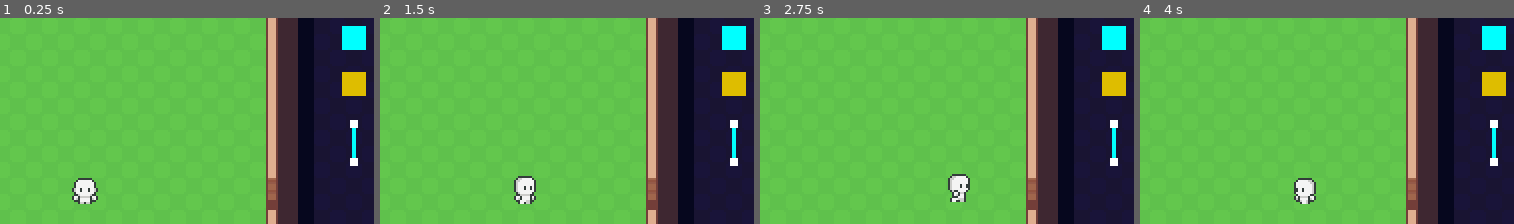
Above: before the commit, frames 1-4 (left to right).
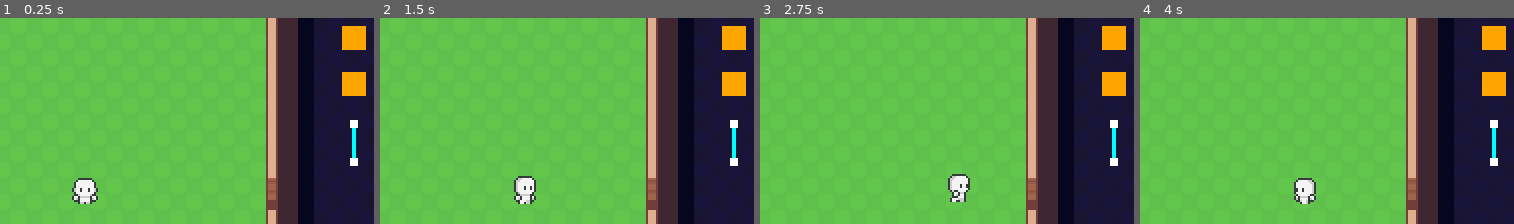
Above: after the commit, the same moments.

Repository: MichaelHayesMC/Term_3_Godot_LastCognition
Game: Godot game, scene res://scenes/game.tscn
The game is run twice, just before and just after one commit, with the same random seed, the same clock (stepped at 60 frames per second) and the same inputs.
Inputs (mouse positions are % of the whole screen's width and height, from its top left):
- Up to frame 1 (0.25 s): no input
- Up to frame 2 (1.5 s): tap Enter at 0.5 s; move the mouse to (73, 45) at 0.52 s; hold D (move_right) 0.53-1.25 s; click (73, 45) at 0.67 s; drag from (29, 55) to (29, 5) at 1.27 s
- Up to frame 3 (2.75 s): move the mouse to (60, 27) at 2.02 s; hold D (move_right) from 2.03 s (still down); click (60, 27) at 2.17 s
- Up to frame 4 (4 s): release D (move_right) at 2.75 s; drag from (45, 71) to (64, 25) at 2.77 s; move the mouse to (81, 66) at 3.52 s; hold A (move_left) from 3.53 s (still down); click (81, 66) at 3.67 s
The pictures show only the part of the screen within x 17-67%, y 9-59%; the shares and areas given below are measured in that part.

The runs differ from the first frame. In frame 1, 1.5% of the frame differs, in the area x 91-98%, y 3-38%; in frame 2, 1.5%; in frame 3, 1.5%; in frame 4, 1.5%.
Error before the commit: Parse Error: Could not find base class "Components". (res://scripts/wire_node.gd:1)

Commit message:
Extending File
Script Connecting through extending files

Diff:
--- a/scenes/power_source.tscn
+++ b/scenes/power_source.tscn
@@ -15,7 +15,6 @@
 [node name="Power_Collision" type="Area2D" parent="."]
 collision_layer = 2
 collision_mask = 2
-monitorable = false
 
 [node name="CollisionShape2D" type="CollisionShape2D" parent="Power_Collision"]
 position = Vector2(6, 6)
@@ -23,5 +22,3 @@
 
 [connection signal="mouse_entered" from="." to="." method="_on_mouse_entered"]
 [connection signal="mouse_exited" from="." to="." method="_on_mouse_exited"]
-[connection signal="area_entered" from="Power_Collision" to="." method="_on_power_collision_area_entered"]
-[connection signal="area_exited" from="Power_Collision" to="." method="_on_power_collision_area_exited"]
--- /dev/null
+++ b/scripts/components.gd
@@ -0,0 +1,29 @@
+extends Control
+class_name Components
+
+@export var powered : bool
+enum connected { YES, NO }
+
+@onready var module_border: Area2D = $"../Module_Border"
+
+@export var draggable := false
+@export var last_pos : Vector2
+@export var inside : bool
+
+var centre := size / 2
+var mouse_in := false
+
+func _ready() -> void:
+	last_pos = position
+
+func _process(delta: float) -> void:
+	if draggable and inside:
+		position = Vector2(get_global_mouse_position().x - centre.x, get_global_mouse_position().y - centre.y)
+	else:
+		draggable = false
+
+func _on_mouse_entered():
+	mouse_in = true
+
+func _on_mouse_exited() -> void:
+	mouse_in = false
--- a/scripts/line_2d.gd
+++ b/scripts/line_2d.gd
@@ -1,7 +1,7 @@
 extends Line2D
 
-@onready var wire_node: ColorRect = $"../../Node7/Wire_Node"
-@onready var wire_node_2: ColorRect = $"../../Node7/Wire_Node2"
+@onready var wire_node: ColorRect = $"../Wire_Node"
+@onready var wire_node_2: ColorRect = $"../Wire_Node2"
 
 var left_side := Vector2.ZERO
 var right_side := Vector2.ZERO
--- a/scripts/power_source.gd
+++ b/scripts/power_source.gd
@@ -1,30 +1,21 @@
-extends Control
+extends Components
 
-@onready var module_border: Area2D = $"../Module_Border"
-
-@export var draggable := false
-@export var last_pos : Vector2
-@export var inside : bool
-
-var centre := size / 2
-var mouse_in := false
-
-func _ready() -> void:
-	last_pos = position
-
-func _process(delta: float) -> void:
-	if draggable and inside:
-		position = Vector2(get_global_mouse_position().x - centre.x, get_global_mouse_position().y - centre.y)
-	else:
-		draggable = false
+@onready var power_collision: Area2D = $Power_Collision
 
 func _physics_process(delta: float) -> void:
-	if not $Power_Collision.get_overlapping_areas() and not draggable:
+	if not power_collision.get_overlapping_areas() and not draggable:
 		inside = false
 		position = last_pos
-		print($Power_Collision.get_overlapping_areas(),last_pos)
 	else:
 		inside = true
+
+	for area in power_collision.get_overlapping_areas():
+		if area.name == "Power_Collision":
+			$".".color = Color.RED
+		elif area.name == "Wire_Collision":
+			$".".color = Color.YELLOW_GREEN
+		else:
+			$".".color = Color.ORANGE
 
 func _input(event) -> void:
 	if event is InputEventMouseButton:
@@ -32,12 +23,5 @@
 			draggable  = true
 		elif event.is_released() and mouse_in:
 			draggable = false
-			if $Power_Collision.get_overlapping_areas():
+			if power_collision.get_overlapping_areas():
 				last_pos = position
-				print(last_pos, $Power_Collision.get_overlapping_areas())
-
-func _on_mouse_entered():
-	mouse_in = true
-
-func _on_mouse_exited() -> void:
-	mouse_in = false
Not shown, added: scripts/components.gd.uid
